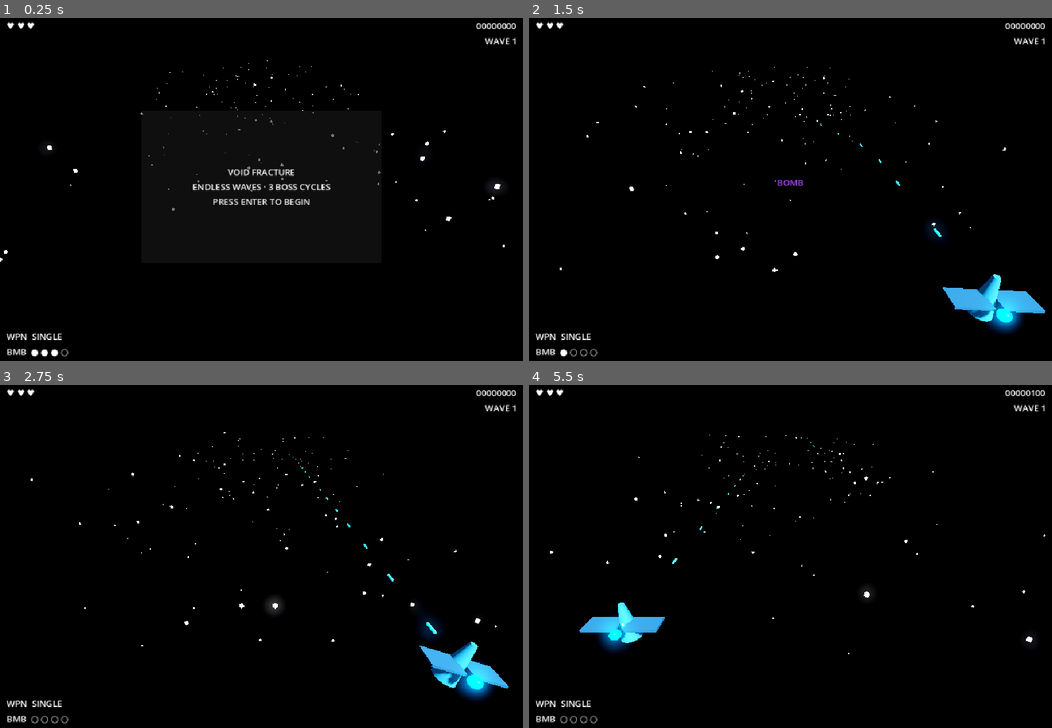
Above: before the commit, frames 1-4 (two rows, left to right).
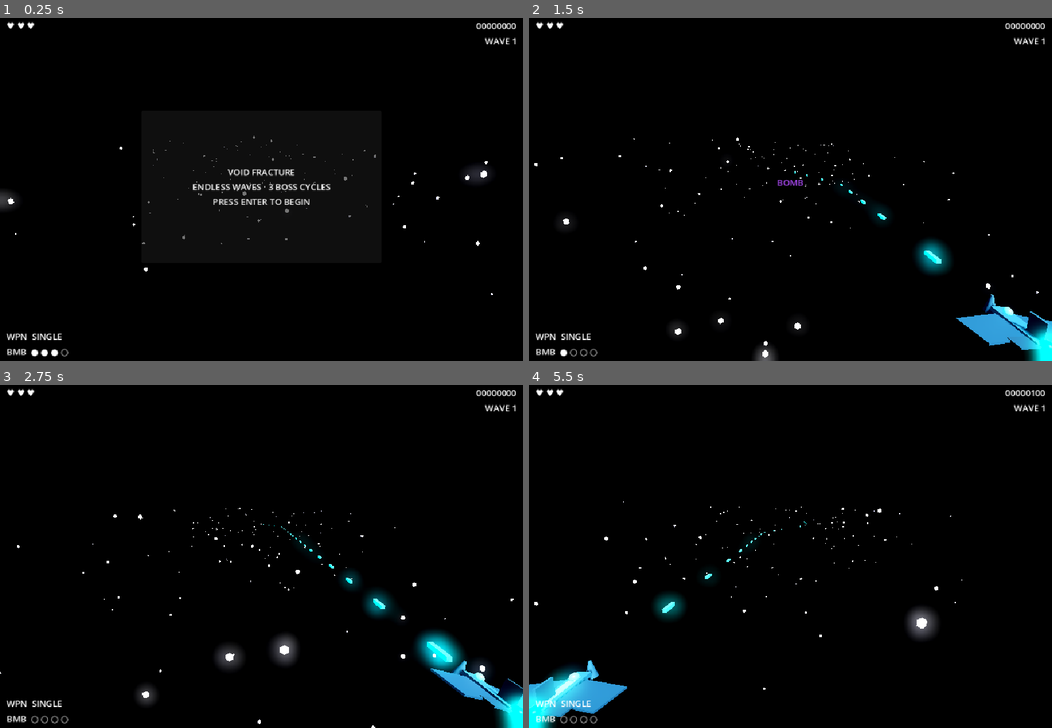
Above: after the commit, the same moments.

Repository: gallak87/tech9
Game: Godot game, scene res://scenes/Main.tscn
The game is run twice, just before and just after one commit, with the same random seed, the same clock (stepped at 60 frames per second) and the same inputs.
Inputs:
- Up to frame 1 (0.25 s): no input
- Up to frame 2 (1.5 s): tap Enter (ui_accept) at 0.5, 0.77 s; hold D (move_right) 0.53-1.28 s; tap X (fire_bomb) at 0.6, 1.35 s; hold S (move_down) from 1.28 s (still down)
- Up to frame 3 (2.75 s): tap Enter (ui_accept) at 1.52 s; release S (move_down) at 2.03 s; hold D (move_right) from 2.03 s (still down); tap X (fire_bomb) at 2.1 s
- Up to frame 4 (5.5 s): release D (move_right) at 2.78 s; hold W (move_up) 2.78-3.53 s; tap X (fire_bomb) every 0.75 s from 2.85 to 5.1 s; tap Enter (ui_accept) at 3.02, 3.77, 4.52 s; hold A (move_left) 3.53-5.03 s; hold S (move_down) from 5.03 s (still down)

The runs differ from the first frame. In frame 1, 0.7% of the frame differs, in the area x 0-97%, y 12-81%; in frame 2, 4.1%; in frame 3, 4.5%, in the area x 0-100%, y 13-100%; in frame 4, 4.3%.

Commit message:
vf: F-35 player ship geometry, tighter camera + play bounds, bigger bullets

Diff:
--- a/games/void-fracture/scripts/Game.gd
+++ b/games/void-fracture/scripts/Game.gd
@@ -22,7 +22,7 @@
 var current_wave := 0
 var boss_cycles_beaten := 0
 
-var _cam_base_pos := Vector3(0, 5, 8)
+var _cam_base_pos := Vector3(0, 2.5, 6)
 var _cam_shake := 0.0
 var _bullet_scene: PackedScene
 var _enemy_scene: PackedScene
@@ -31,7 +31,7 @@
 	_bullet_scene = load(BULLET_SCENE_PATH)
 	_enemy_scene  = load(ENEMY_SCENE_PATH)
 	camera.position = _cam_base_pos
-	camera.look_at(Vector3(0, 0, -2), Vector3.UP)
+	camera.look_at(Vector3(0, 0, -10), Vector3.UP)
 
 	player.add_to_group("player")
 	player.fired.connect(_on_player_fired)
@@ -87,7 +87,7 @@
 	player.max_tier = 0
 	player.invincible = false
 	player.visible = true
-	player.position = Vector3(0, 0, 2)
+	player.position = Vector3(0, 0, 1)
 	hud.show_menu(false)
 	hud.show_game_over(false)
 	hud.update_score(score)
@@ -218,7 +218,7 @@
 	for pickup in get_tree().get_nodes_in_group("pickups"):
 		var age: float = pickup.get_meta("age", 0.0) + delta
 		pickup.set_meta("age", age)
-		pickup.position.z += 1.5 * delta
+		pickup.position.z += 6.0 * delta
 		pickup.rotate_y(delta * 2.0)
 		if age > 12.0 or pickup.position.z > 8:
 			pickup.queue_free()
--- a/games/void-fracture/scripts/GeoManifest.gd
+++ b/games/void-fracture/scripts/GeoManifest.gd
@@ -8,32 +8,60 @@
 const ENTITIES := {
 	"player": {
 		"parts": [
-			# fuselage
-			{ "type": "cylinder", "radius_top": 0.08, "radius_bottom": 0.28, "height": 1.1,
-			  "color": Color(0.5, 0.85, 1.0), "emissive": Color(0.0, 0.4, 0.6), "ei": 0.5,
+			# wide flat fuselage body (blended wing-body like F-35)
+			{ "type": "box", "size": Vector3(0.22, 0.07, 0.82),
+			  "color": Color(0.45, 0.8, 0.95), "emissive": Color(0.0, 0.3, 0.5), "ei": 0.4,
 			  "pos": Vector3(0, 0, 0), "rot": Vector3(0, 0, 0) },
-			# left wing
-			{ "type": "box", "size": Vector3(0.9, 0.06, 0.55),
-			  "color": Color(0.4, 0.7, 0.9), "emissive": Color(0.0, 0.2, 0.4), "ei": 0.3,
-			  "pos": Vector3(-0.55, 0, 0.15), "rot": Vector3(0, 0, 0) },
-			# right wing
-			{ "type": "box", "size": Vector3(0.9, 0.06, 0.55),
-			  "color": Color(0.4, 0.7, 0.9), "emissive": Color(0.0, 0.2, 0.4), "ei": 0.3,
-			  "pos": Vector3(0.55, 0, 0.15), "rot": Vector3(0, 0, 0) },
-			# engine glow
-			{ "type": "sphere", "radius": 0.14,
-			  "color": Color(0.0, 0.8, 1.0), "emissive": Color(0.0, 1.0, 1.5), "ei": 2.0,
-			  "pos": Vector3(0, 0, 0.55), "rot": Vector3(0, 0, 0) },
+			# nose cone
+			{ "type": "cylinder", "radius_top": 0.02, "radius_bottom": 0.09, "height": 0.28,
+			  "color": Color(0.45, 0.8, 0.95), "emissive": Color(0.0, 0.2, 0.4), "ei": 0.3,
+			  "pos": Vector3(0, 0, -0.55), "rot": Vector3(0, 0, 0) },
+			# left delta wing (swept back: Y rot pushes front inward, rear outward)
+			{ "type": "box", "size": Vector3(0.72, 0.03, 0.52),
+			  "color": Color(0.35, 0.68, 0.88), "emissive": Color(0.0, 0.15, 0.3), "ei": 0.2,
+			  "pos": Vector3(-0.44, -0.01, 0.08), "rot": Vector3(0, 14, 0) },
+			# right delta wing
+			{ "type": "box", "size": Vector3(0.72, 0.03, 0.52),
+			  "color": Color(0.35, 0.68, 0.88), "emissive": Color(0.0, 0.15, 0.3), "ei": 0.2,
+			  "pos": Vector3(0.44, -0.01, 0.08), "rot": Vector3(0, -14, 0) },
+			# left horizontal stabilizer (rear)
+			{ "type": "box", "size": Vector3(0.30, 0.025, 0.20),
+			  "color": Color(0.35, 0.65, 0.85), "emissive": Color(0.0, 0.1, 0.2), "ei": 0.2,
+			  "pos": Vector3(-0.24, 0, 0.36), "rot": Vector3(0, 8, 0) },
+			# right horizontal stabilizer
+			{ "type": "box", "size": Vector3(0.30, 0.025, 0.20),
+			  "color": Color(0.35, 0.65, 0.85), "emissive": Color(0.0, 0.1, 0.2), "ei": 0.2,
+			  "pos": Vector3(0.24, 0, 0.36), "rot": Vector3(0, -8, 0) },
+			# vertical tail fin (single, F-35 style)
+			{ "type": "box", "size": Vector3(0.035, 0.30, 0.26),
+			  "color": Color(0.4, 0.72, 0.9), "emissive": Color(0.0, 0.2, 0.35), "ei": 0.3,
+			  "pos": Vector3(0, 0.15, 0.26), "rot": Vector3(0, 0, 0) },
+			# left DSI intake bump
+			{ "type": "box", "size": Vector3(0.09, 0.06, 0.26),
+			  "color": Color(0.3, 0.58, 0.78), "emissive": Color(0.0, 0.12, 0.25), "ei": 0.3,
+			  "pos": Vector3(-0.14, -0.04, -0.12), "rot": Vector3(0, 0, 0) },
+			# right DSI intake bump
+			{ "type": "box", "size": Vector3(0.09, 0.06, 0.26),
+			  "color": Color(0.3, 0.58, 0.78), "emissive": Color(0.0, 0.12, 0.25), "ei": 0.3,
+			  "pos": Vector3(0.14, -0.04, -0.12), "rot": Vector3(0, 0, 0) },
+			# canopy bubble
+			{ "type": "sphere", "radius": 0.065,
+			  "color": Color(0.55, 0.88, 1.0), "emissive": Color(0.2, 0.6, 1.0), "ei": 1.2,
+			  "pos": Vector3(0, 0.07, -0.22), "rot": Vector3(0, 0, 0) },
+			# engine exhaust glow
+			{ "type": "sphere", "radius": 0.085,
+			  "color": Color(0.0, 0.7, 1.0), "emissive": Color(0.0, 1.2, 2.0), "ei": 3.5,
+			  "pos": Vector3(0, 0, 0.42), "rot": Vector3(0, 0, 0) },
 		]
 	},
 	"scout": {
 		"parts": [
-			{ "type": "cylinder", "radius_top": 0.04, "radius_bottom": 0.22, "height": 0.7,
-			  "color": Color(1.0, 0.18, 0.37), "emissive": Color(0.6, 0.0, 0.1), "ei": 0.6,
+			{ "type": "cylinder", "radius_top": 0.05, "radius_bottom": 0.28, "height": 0.9,
+			  "color": Color(1.0, 0.18, 0.37), "emissive": Color(0.8, 0.0, 0.15), "ei": 0.8,
 			  "pos": Vector3(0, 0, 0), "rot": Vector3(0, 0, 0) },
-			{ "type": "box", "size": Vector3(0.6, 0.05, 0.3),
-			  "color": Color(0.8, 0.1, 0.2), "emissive": Color(0.4, 0.0, 0.05), "ei": 0.3,
-			  "pos": Vector3(0, 0, 0.1), "rot": Vector3(0, 0, 0) },
+			{ "type": "box", "size": Vector3(0.75, 0.05, 0.38),
+			  "color": Color(0.8, 0.1, 0.2), "emissive": Color(0.5, 0.0, 0.08), "ei": 0.4,
+			  "pos": Vector3(0, 0, 0.12), "rot": Vector3(0, 0, 0) },
 		]
 	},
 	"bomber": {
@@ -67,24 +95,24 @@
 }
 
 const BULLETS := {
-	"T1": { "color": Color(0.5, 0.81, 1.0), "emissive": Color(0.0, 0.8, 2.0), "ei": 3.0,
-	        "size": Vector3(0.06, 0.06, 0.38) },
-	"T2": { "color": Color(1.0, 1.0, 0.0), "emissive": Color(1.5, 1.5, 0.0), "ei": 3.0,
-	        "size": Vector3(0.06, 0.06, 0.38) },
-	"T3": { "color": Color(0.25, 1.0, 0.5), "emissive": Color(0.0, 2.0, 0.5), "ei": 3.0,
-	        "size": Vector3(0.07, 0.07, 0.42) },
-	"T4": { "color": Color(1.0, 0.0, 1.0), "emissive": Color(2.0, 0.0, 2.0), "ei": 3.0,
-	        "size": Vector3(0.07, 0.07, 0.45) },
-	"T5": { "color": Color(1.0, 0.6, 0.0), "emissive": Color(2.0, 0.8, 0.0), "ei": 3.0,
-	        "size": Vector3(0.07, 0.07, 0.38) },
-	"T6": { "color": Color(1.0, 0.25, 0.37), "emissive": Color(2.0, 0.0, 0.5), "ei": 3.0,
-	        "size": Vector3(0.07, 0.07, 0.42) },
-	"T7": { "color": Color(0.7, 0.0, 1.0), "emissive": Color(1.5, 0.0, 2.5), "ei": 3.0,
-	        "size": Vector3(0.08, 0.08, 0.48) },
-	"enemy": { "color": Color(1.0, 0.3, 0.1), "emissive": Color(2.0, 0.2, 0.0), "ei": 2.5,
-	            "size": Vector3(0.08, 0.08, 0.28) },
-	"seeker": { "color": Color(0.25, 1.0, 0.5), "emissive": Color(0.0, 2.5, 1.0), "ei": 3.5,
-	             "size": Vector3(0.1, 0.1, 0.32) },
+	"T1": { "color": Color(0.5, 0.81, 1.0), "emissive": Color(0.0, 0.8, 2.0), "ei": 4.0,
+	        "size": Vector3(0.1, 0.1, 0.55) },
+	"T2": { "color": Color(1.0, 1.0, 0.0), "emissive": Color(1.5, 1.5, 0.0), "ei": 4.0,
+	        "size": Vector3(0.1, 0.1, 0.55) },
+	"T3": { "color": Color(0.25, 1.0, 0.5), "emissive": Color(0.0, 2.0, 0.5), "ei": 4.0,
+	        "size": Vector3(0.11, 0.11, 0.58) },
+	"T4": { "color": Color(1.0, 0.0, 1.0), "emissive": Color(2.0, 0.0, 2.0), "ei": 4.0,
+	        "size": Vector3(0.11, 0.11, 0.62) },
+	"T5": { "color": Color(1.0, 0.6, 0.0), "emissive": Color(2.0, 0.8, 0.0), "ei": 4.0,
+	        "size": Vector3(0.12, 0.12, 0.55) },
+	"T6": { "color": Color(1.0, 0.25, 0.37), "emissive": Color(2.0, 0.0, 0.5), "ei": 4.0,
+	        "size": Vector3(0.12, 0.12, 0.60) },
+	"T7": { "color": Color(0.7, 0.0, 1.0), "emissive": Color(1.5, 0.0, 2.5), "ei": 4.0,
+	        "size": Vector3(0.14, 0.14, 0.65) },
+	"enemy": { "color": Color(1.0, 0.3, 0.1), "emissive": Color(2.0, 0.2, 0.0), "ei": 3.0,
+	            "size": Vector3(0.12, 0.12, 0.40) },
+	"seeker": { "color": Color(0.25, 1.0, 0.5), "emissive": Color(0.0, 2.5, 1.0), "ei": 4.0,
+	             "size": Vector3(0.14, 0.14, 0.45) },
 }
 
 const PICKUPS := {
--- a/games/void-fracture/scripts/Player.gd
+++ b/games/void-fracture/scripts/Player.gd
@@ -7,9 +7,9 @@
 signal weapon_tier_changed(tier: int)
 
 const SPEED := 8.0
-const BOUNDS_X := 4.5
-const BOUNDS_Z_MIN := -1.5   # close to camera
-const BOUNDS_Z_MAX := 3.5    # far end of play area
+const BOUNDS_X := 3.2
+const BOUNDS_Z_MIN := -1.0
+const BOUNDS_Z_MAX := 2.5
 
 const WEAPON_TIERS := [
 	{ "name": "SINGLE",   "fire_rate": 9.0, "pierce": false, "seeker": 0 },
